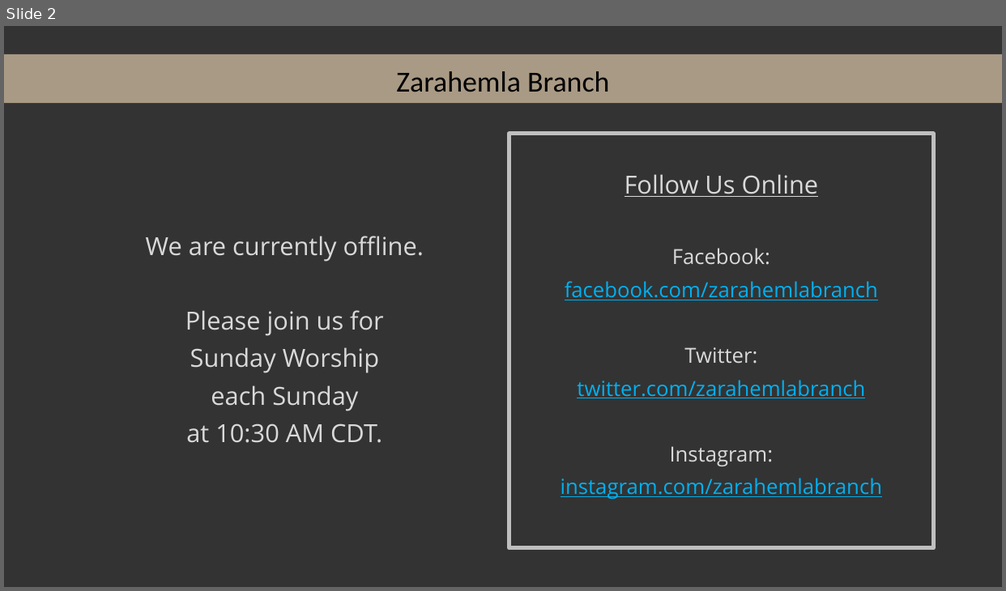
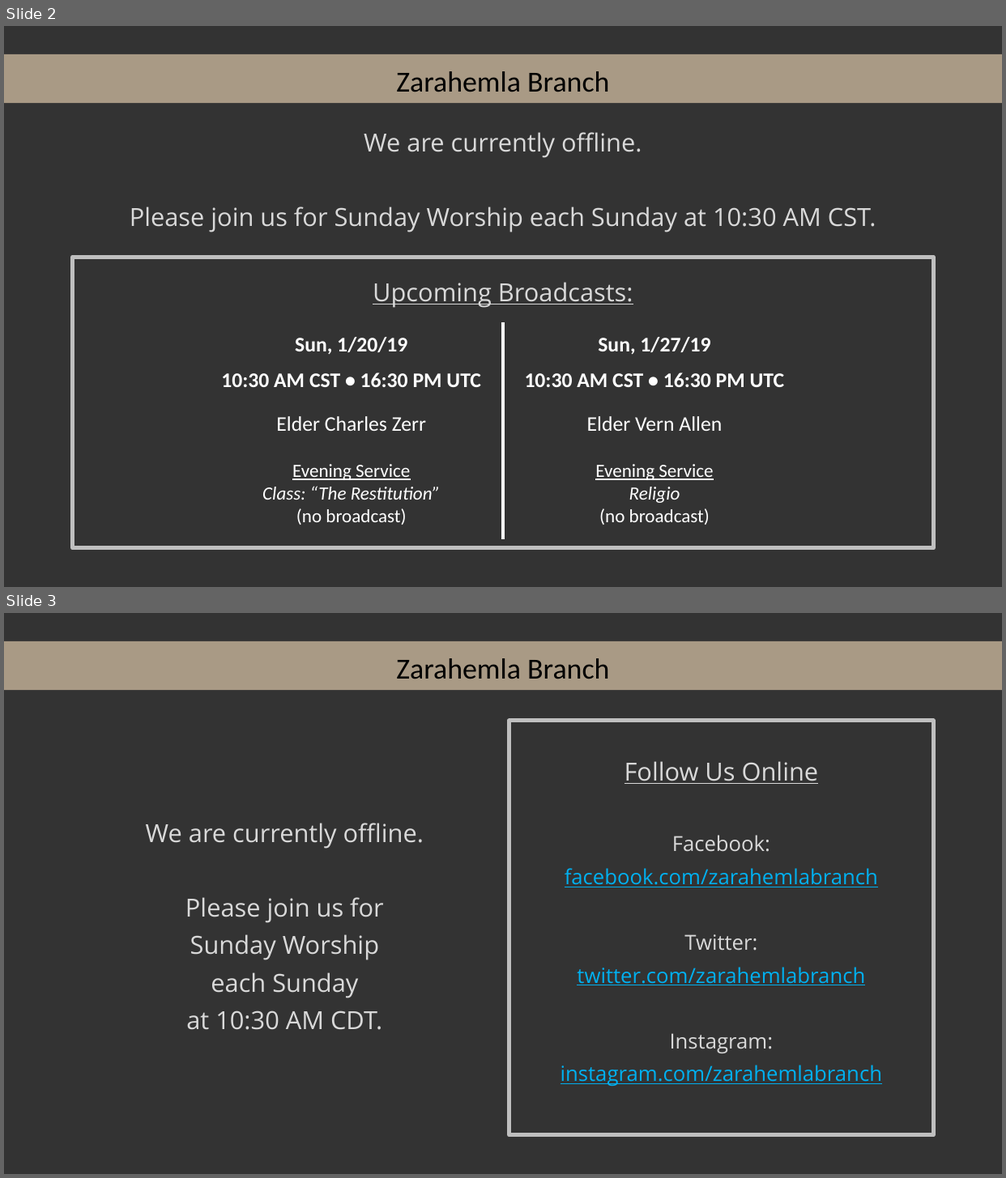
Before and after one commit to kevinmcmilian/ZarahemlaHymnPPTs, a slide deck: Offline Slide.pptx. Shown one above the other, each under a label of ours: slide 2 before the commit, slides 2 and 3 after it. The pictures are 1006x591 and 1006x1178 pixels, drawn with LibreOffice and Linux fonts; fonts in the diff are those of the drawing; background and template pictures are left out. Boxes give left, top, right and bottom in pixels: in the first picture for what was removed or moved away, otherwise in the second. Text is boxed around its words. In the diff, an @@ line names an element or a change of style, - is before the commit and + after.

Commit message:
Stuff, plus offline slide

```diff
--- a/Offline Slide.pptx
+++ b/Offline Slide.pptx
@@ slide 2 added at bbox=[4, 26, 1002, 587], background picture (left out); not listed: 1 template element that a slide beside it also shows @@
@@ rectangle added at bbox=[4, 54, 1002, 103], fill #A99A85 @@
@@ text added at bbox=[396, 71, 609, 92], 28 pt, text #000000 @@
+Zarahemla Branch
@@ text added at bbox=[130, 132, 876, 233], 24 pt, text #D9D9D9 @@
+We are currently offline.
+Please join us for Sunday Worship each Sunday at 10:30 AM CST.
@@ text added at bbox=[73, 258, 934, 548], outline #BFBFBF 4 pt, 24 pt, text #D9D9D9, underline @@
+Upcoming Broadcasts:
@@ table added at bbox=[200, 322, 807, 537], 3 rows, 2 columns @@
+Sun, 1/20/19 | Sun, 1/27/19
+10:30 AM CST • 16:30 PM UTC | 10:30 AM CST • 16:30 PM UTC
+Elder Charles Zerr / Evening Service / Class: “The Restitution” / (no broadcast) | Elder Vern Allen / Evening Service / Religio / (no broadcast)
@@ what was slide 2 is now slide 3 @@
```
Also in this commit, not shown: 1 slide changed, 5 other files.
